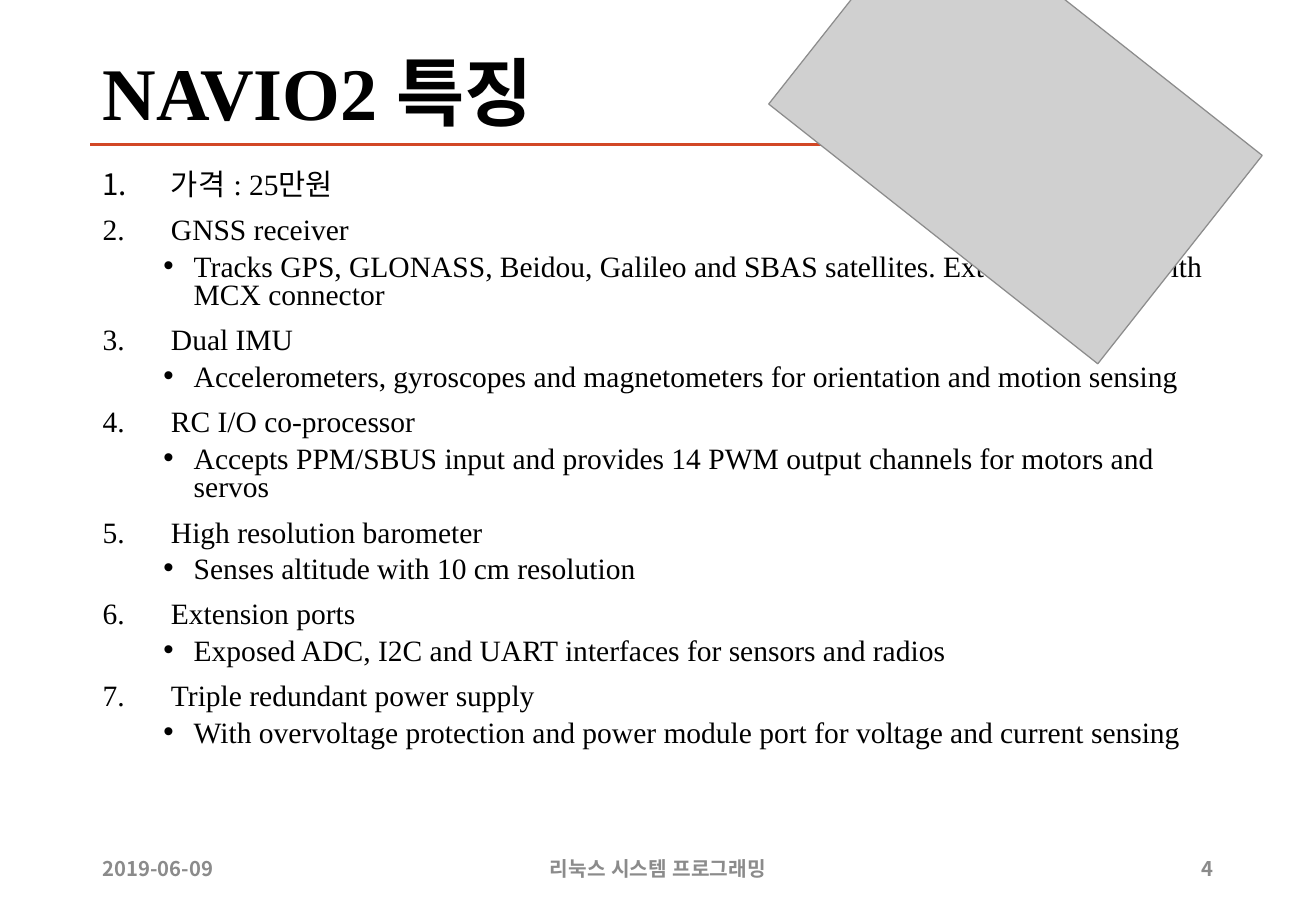
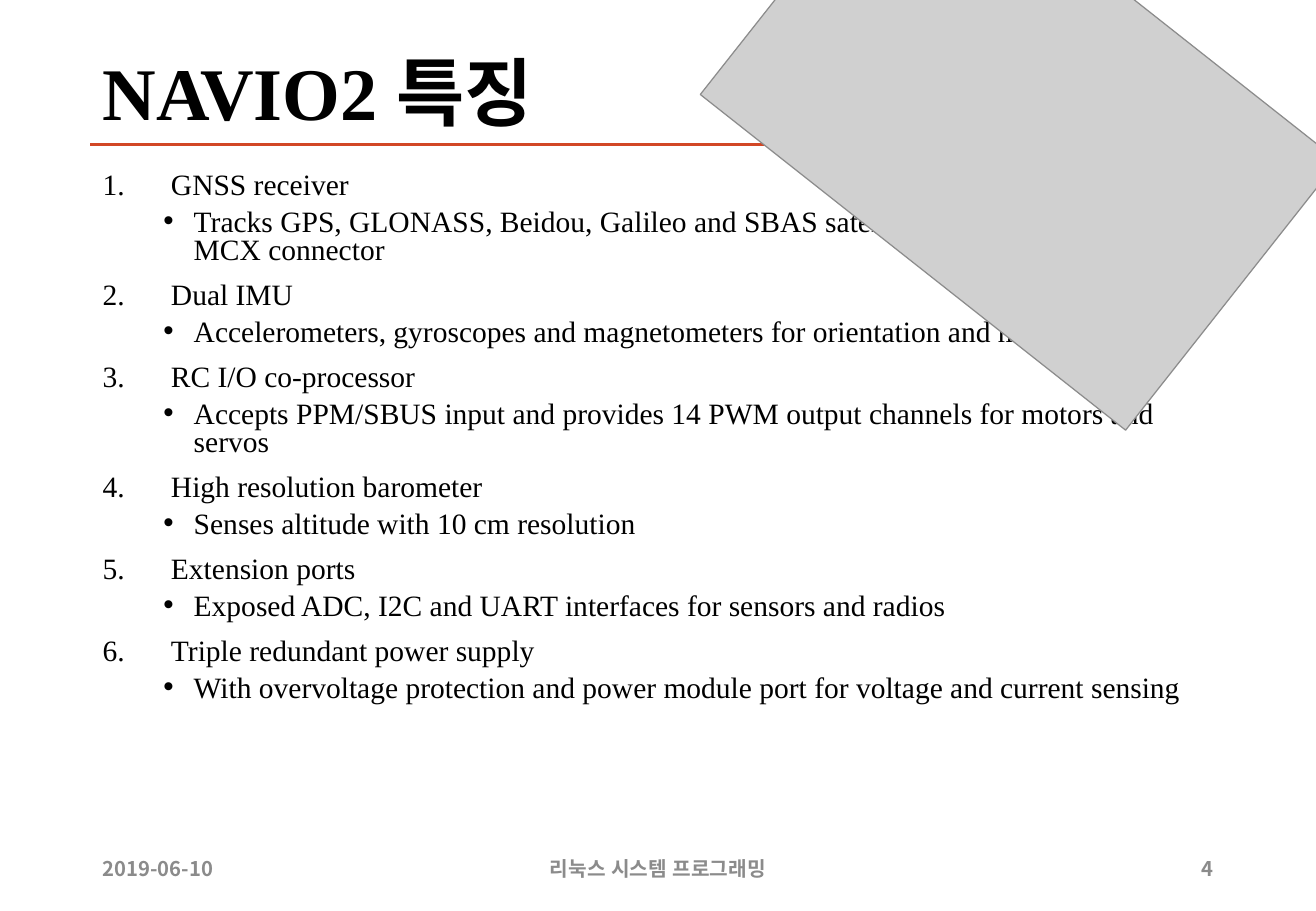
Before and after one commit to sunabove/autopilot_doc, a slide deck: slide 4 of 110 매뉴얼/190609 NAVIO 2 드론 제작 V1.1 (1).pptx. Drawn at 1316x911 pixels with LibreOffice and Linux fonts; fonts in the diff are those of the drawing; grey boxes stand for pictures. Boxes give left, top, right and bottom in pixels: in the first picture for what was removed or moved away, otherwise in the second. Text is boxed around its words. In the diff, an @@ line names an element or a change of style, - is before the commit and + after.

```diff
--- a/110 매뉴얼/190609 NAVIO 2 드론 제작 V1.1 (1).pptx
+++ b/110 매뉴얼/190609 NAVIO 2 드론 제작 V1.1 (1).pptx
@@ picture: place and size @@
-picture at (768, 0, 1262, 365)
+picture at (700, 0, 1316, 431)
@@ text at (171, 170, 333, 198): paragraph removed @@
-1. 가격 : 25만원
@@ text at (103, 861, 213, 876): text changed @@
-2019-06-09
+2019-06-10
```
Also in this commit, not shown: 19 other slides changed, 2 slides added, 4 other files.
